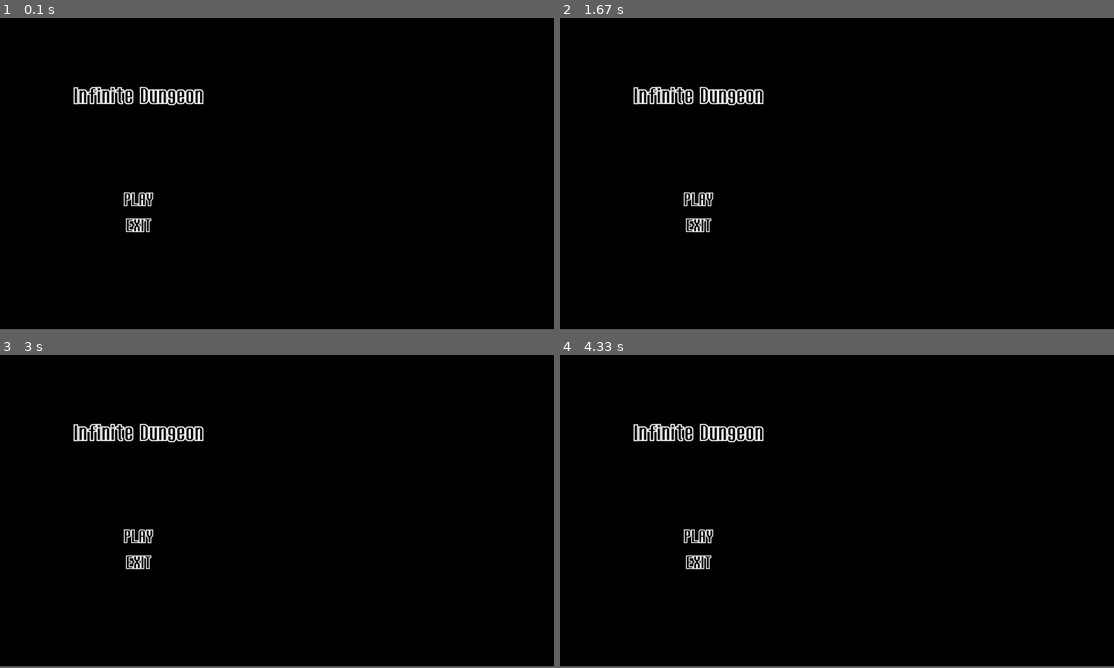
Above: before the commit, frames 1-4 (two rows, left to right).
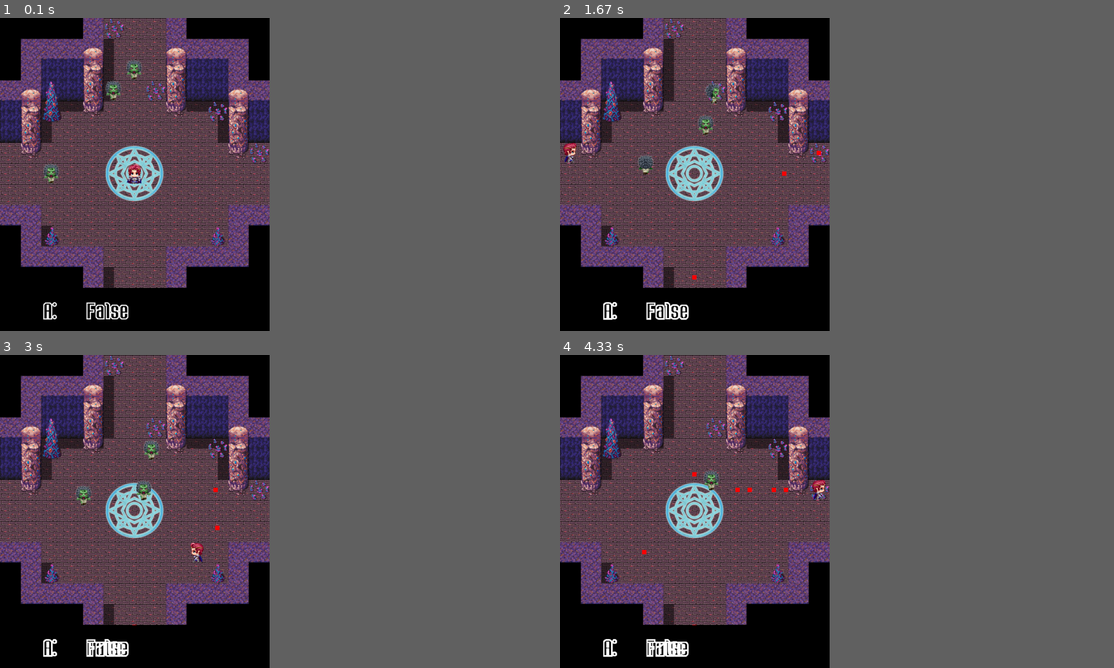
Above: after the commit, the same moments.

Repository: thais-bm/infinity-dungeon
Game: pygame game, started from game/main_game.py
Two runs of this game, one before a commit and one after it. Both use one fixed random seed, a clock stepped at 60 frames per second and the inputs below.
Inputs:
- Up to frame 1 (0.1 s): no input
- Up to frame 2 (1.67 s): tap Z at 0.33, 0.73, 1.23, 1.57 s; hold Right 0.67-1.13 s; hold Up 1.17-1.47 s; hold Right from 1.5 s (still down)
- Up to frame 3 (3 s): release Right at 1.97 s; hold Left 2-2.53 s; tap Z at 2.07, 2.37, 2.63, 2.97 s; hold Down 2.57-2.87 s; hold Left from 2.9 s (still down)
- Up to frame 4 (4.33 s): release Left at 3.3 s; hold Up 3.33-3.7 s; tap Z at 3.4, 3.8, 4.1 s; hold Right from 3.73 s (still down)
The window is 900x506 before the commit and 438x509 after it. Grey fills any space a smaller window leaves; there, only what the larger window draws over its background counts as a difference.

The runs differ from the first frame. In frame 1, 36% of the frame differs, in the area x 0-49%, y 0-97%; in frame 2, 36%; in frame 3, 36%; in frame 4, 36%.

Commit message:
Fixed Bug: Bullet doesnt disappers when u shoot downwards

Diff:
--- a/game/phase_1.py
+++ b/game/phase_1.py
@@ -7,9 +7,8 @@
 TO-DO LIST
 O que tá pegando
 -> Player anda para as quatro direcoes
--> Player atira apenas para cima
 -> Não há delay de tiro
--> Colisão player parede funciona
+-> Colisão player parede funciona, player-monstro, monstro-monstro
 -> Surge apenas 3 mosntros de forma hardcoded
 
 Da lista do professor só tem 3 mecanicas adicionadas
@@ -20,7 +19,6 @@
 O que falta:
 -> Tiro quebrar blocos (poderia usar isso qnd a saida é uma rachadura na parede)
 -> Tiro atravessa bloco e rebate na parede
-
 
 A parte urgente (?)
 -> Deixar tudo isso linkado ao maximo a matriz (pa liberar ctrl_C e ctrl_v)
@@ -36,7 +34,7 @@
 
 O QUE FOI FEITO, só que PRECISA DE TESTES
 -> É possivel atirar para os lados, mas é preciso corrigir ao atirar para baixo, a bala não desaparece e fica no fundo
-    da tela ao atirar para baixo
+    da tela ao atirar para baixo (EDIT: acho que ta corrigido)
 -> Evitar que os monstros comecem a colidir entre si
 -> Adicionar colisão dos monstros com paredes
 """
@@ -91,10 +89,8 @@
                 self.rect.x -= self.speed
             elif self.direction == 'Right':
                 self.rect.x += self.speed
-
-            if self.rect.bottom < 0 or self.rect.top > 724 or self.rect.right < 0 or self.rect.left > 624:
+            if self.rect.bottom < 0 or self.rect.top > 623 or self.rect.right < 0 or self.rect.left > 624:
                 self.kill()
-
 
             for lane in range(len(maze)):
                 for col in range(len(maze[lane])):
@@ -183,7 +179,7 @@
             if not self.invulnerable:
                 self.life -= 1
                 self.invulnerable = True
-                self.image = pygame.image.load(f'assets/player_walking/tile011.png').convert_alpha()
+                self.image = pygame.image.load(f'assets/monster_1/tile000.png').convert_alpha() # So pra piscar
                 print('Invencivel')
                 self.invulnerable_timer = pygame.time.get_ticks()
                 if self.life <= 0:
@@ -300,4 +296,4 @@
     pygame.quit()
     sys.exit()
 
-# iniciar()
+iniciar()
